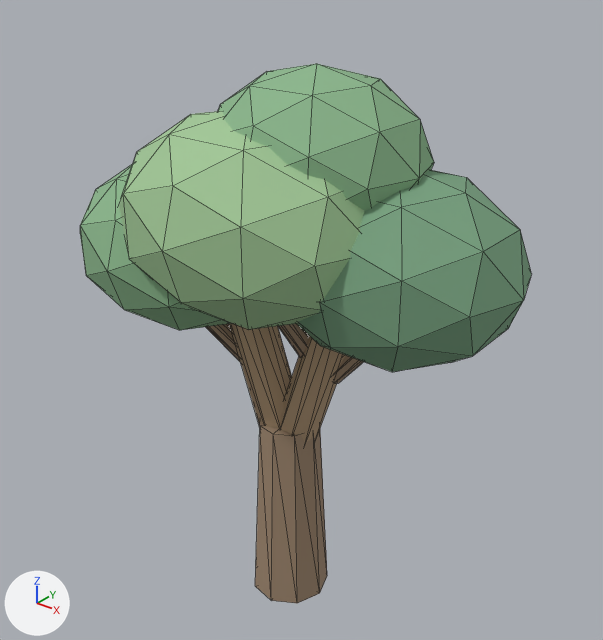
The glTF model public/assets/voxel/nature/production/tree-oak-b.glb, before and after one commit.
Both versions are drawn from a 50 mm camera at (3.98, -4.8, 5.79) aimed at (0.02, 0.15, 2.72). Every picture has the same lights, and +X, +Y and +Z are marked at lower left. The first picture is the older version. Mesh edges are drawn as thin lines. Where no turn or scale is listed for an object, it has been applied to the vertices.

The older version as bpy lines, for what is in view:
```python
ob_branch_1 = bpy.data.objects.new('Branch_1', me_branch_1_mesh)
ob_branch_1.location = (0.0, 0.0, 0.0)
ob_branch_2 = bpy.data.objects.new('Branch_2', me_branch_2_mesh)
ob_branch_2.location = (0.0, 0.0, 0.0)
ob_branch_3 = bpy.data.objects.new('Branch_3', me_branch_3_mesh)
ob_branch_3.location = (0.0, 0.0, 0.0)
ob_canopy_1 = bpy.data.objects.new('Canopy_1', me_canopy_1_mesh)
ob_canopy_1.location = (0.0, 0.0, 0.0)
ob_canopy_2 = bpy.data.objects.new('Canopy_2', me_canopy_2_mesh)
ob_canopy_2.location = (0.0, 0.0, 0.0)
ob_canopy_3 = bpy.data.objects.new('Canopy_3', me_canopy_3_mesh)
ob_canopy_3.location = (0.0, 0.0, 0.0)
ob_trunkbase = bpy.data.objects.new('TrunkBase', me_trunkbase_mesh)
ob_trunkbase.location = (0.0, 0.0, 0.0)
ob_trunkleft = bpy.data.objects.new('TrunkLeft', me_trunkleft_mesh)
ob_trunkleft.location = (0.0, 0.0, 0.0)
ob_trunkright = bpy.data.objects.new('TrunkRight', me_trunkright_mesh)
ob_trunkright.location = (0.0, 0.0, 0.0)
# also in view: 'Canopy_4' at (0.2, 0.1, 4.15)
```
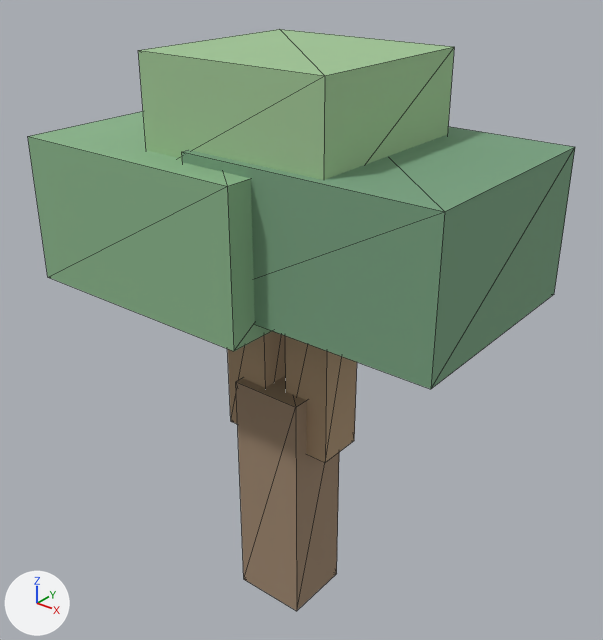
What differs and where, as boxes [x1, y1, x2, y2] in the pictures (603 x 640 px):
'Canopy_Right', added (green): after [182, 126, 575, 389]
'Canopy_Cap', added (green): after [138, 29, 454, 180]
'Canopy_Left', added (green): after [28, 111, 271, 351]
'Canopy_2', deleted (green): before [119, 111, 364, 329]
'Canopy_3', deleted (green): before [297, 170, 531, 372]
'Canopy_4', deleted (green): before [218, 64, 434, 211]
'TrunkBase', reshaped (42% wider, 30% taller): before [255, 421, 327, 603]; after [236, 375, 339, 611]
'Canopy_1', deleted (green): before [80, 164, 232, 330]
'Trunk_Right', added (brown): after [285, 336, 357, 463]
'TrunkLeft', deleted (brown): before [229, 323, 292, 428]
'TrunkRight', deleted (brown): before [280, 335, 346, 444]
'Trunk_Left', added (brown): after [228, 331, 286, 424]
'Branch_3', deleted (brown): before [278, 324, 308, 358]
'Branch_1', deleted (brown): before [206, 324, 241, 363]
'Branch_2', deleted: before [332, 355, 363, 383]

The edits, one by one:
In material 'PB1_LeafMid' (mat_pb1_leafmid), roughness goes from 0.86 to 0.88.
In material 'PB1_LeafLight' (mat_pb1_leaflight), roughness goes from 0.84 to 0.86.
In material 'PB1_LeafDark' (mat_pb1_leafdark), roughness goes from 0.88 to 0.9.
me_trunkbase_mesh is used by ob_trunkbase; location (0.0, 0.0, 0.0).
me_trunkbase_mesh had 20 vertices, 36 faces and spanned x -0.34..0.36, y -0.35..0.35, z 0.0..1.8.
me_trunkbase_mesh now has 8 vertices, 12 faces and spans x -0.33..0.33, y -0.31..0.31, z 0.0..2.2.
me_trunkbase_mesh part 1: the whole mesh is rebuilt.
Mesh me_canopy_cap_mesh is new.
It is a box spanning x -0.74..0.9, y -0.74..0.82, z 4.03..4.93.
It uses material mat_pb1_leaflight (its picture is missing).
Mesh me_canopy_right_mesh is new.
It is a box spanning x -0.29..1.81, y -0.8..1.04, z 3.14..4.3.
It uses material mat_pb1_leafdark (its picture is missing).
Mesh me_canopy_left_mesh is new.
It is a box spanning x -1.8..0.36, y -1.03..0.87, z 3.02..4.22.
It uses material mat_pb1_leafmid (its picture is missing).
Mesh me_trunk_right_mesh is new.
It is a box spanning x 0.11..0.53, y -0.17..0.25, z 1.67..3.57.
It uses material mat_pb1_barkwarm (its picture is missing).
Mesh me_trunk_left_mesh is new.
It is a box spanning x -0.49..-0.07, y -0.23..0.19, z 1.7..3.4.
It uses material mat_pb1_barkwarm (its picture is missing).
Object 'TrunkLeft' (ob_trunkleft) is deleted.
Object 'TrunkRight' (ob_trunkright) is deleted.
Object 'Branch_1' (ob_branch_1) is deleted.
Object 'Branch_2' (ob_branch_2) is deleted.
Object 'Branch_3' (ob_branch_3) is deleted.
Object 'Canopy_1' (ob_canopy_1) is deleted.
Object 'Canopy_2' (ob_canopy_2) is deleted.
Object 'Canopy_3' (ob_canopy_3) is deleted.
Object 'Canopy_4' (ob_canopy_4) is deleted.
Object 'Canopy_Cap' (ob_canopy_cap) is new; it shows me_canopy_cap_mesh.
Its location is (0.0, 0.0, 0.0).
Object 'Canopy_Right' (ob_canopy_right) is new; it shows me_canopy_right_mesh.
Its location is (0.0, 0.0, 0.0).
Object 'Canopy_Left' (ob_canopy_left) is new; it shows me_canopy_left_mesh.
Its location is (0.0, 0.0, 0.0).
Object 'Trunk_Right' (ob_trunk_right) is new; it shows me_trunk_right_mesh.
Its location is (0.0, 0.0, 0.0).
Object 'Trunk_Left' (ob_trunk_left) is new; it shows me_trunk_left_mesh.
Its location is (0.0, 0.0, 0.0).
